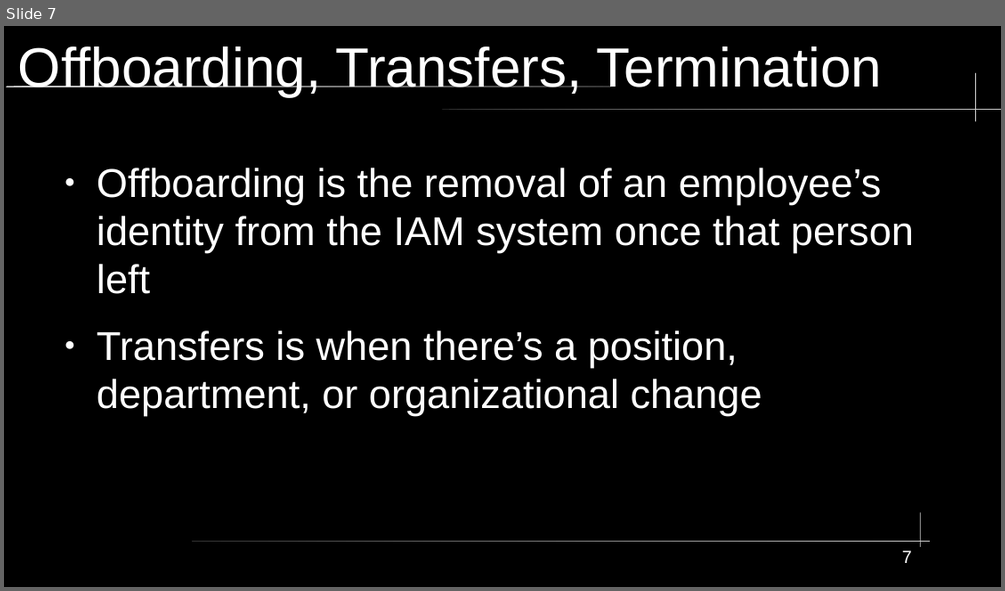
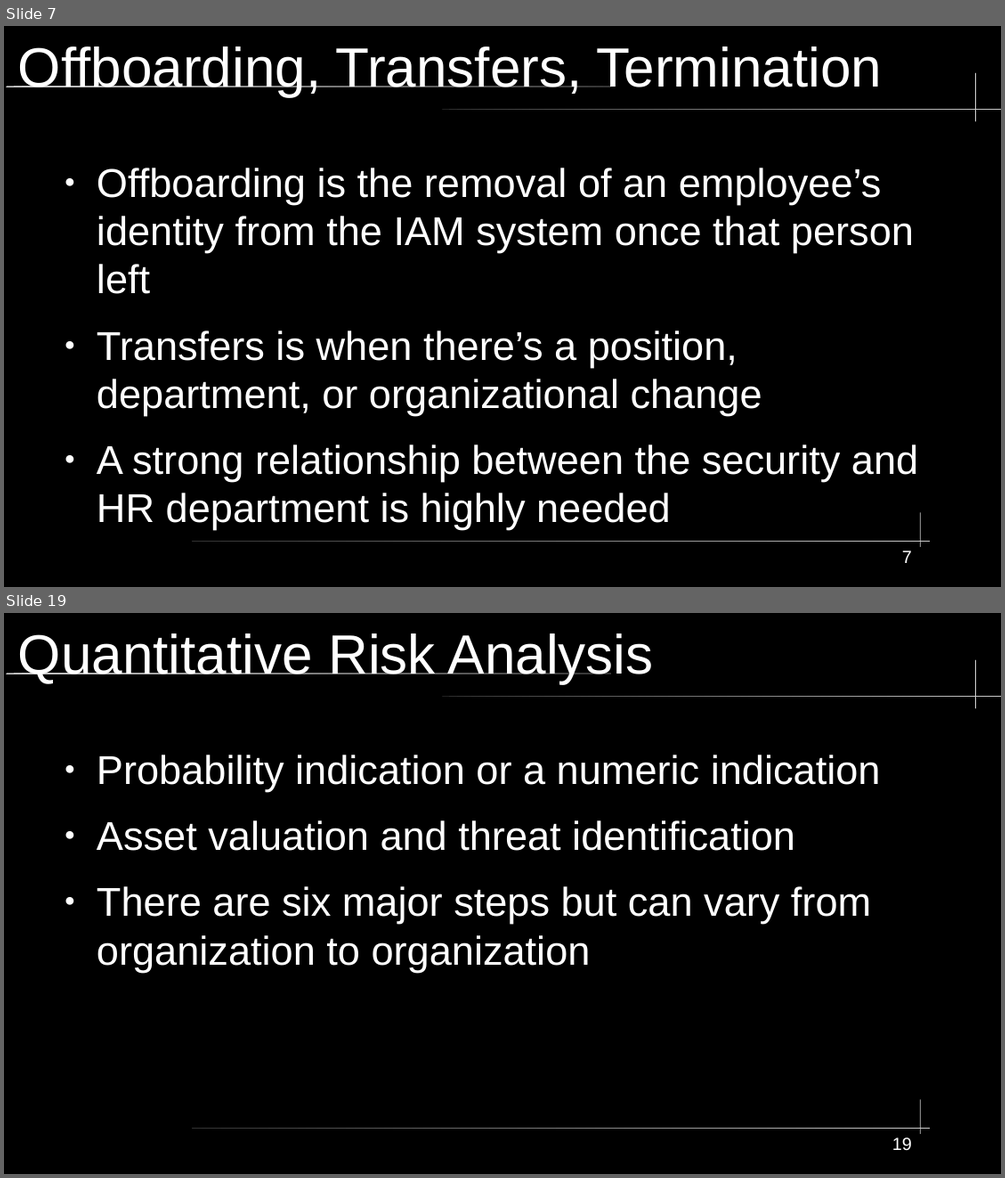
Before and after one commit to City-Colleges-of-Chicago-Cybersecurity/COMPSFI-214, a slide deck: 2026/Spring/powerpoints/Chapter-02-Personnel-Security-and-Risk-Management-Concepts.odp. Shown one above the other, each under a label of ours: slide 7 before the commit, slides 7 and 19 after it; the slides between them are not shown. The pictures are 1005x591 and 1005x1178 pixels, drawn with LibreOffice and Linux fonts; fonts in the diff are those of the drawing. Boxes give left, top, right and bottom in pixels: in the first picture for what was removed or moved away, otherwise in the second. Text is boxed around its words. In the diff, an @@ line names an element or a change of style, - is before the commit and + after.

```diff
--- a/2026/Spring/powerpoints/Chapter-02-Personnel-Security-and-Risk-Management-Concepts.odp
+++ b/2026/Spring/powerpoints/Chapter-02-Personnel-Security-and-Risk-Management-Concepts.odp
@@ slide 19 added at (4,613,1001,1174), background #000000; not listed: 5 template elements that a slide beside it also shows @@
@@ title added at (18,633,654,684), 44 pt, text #FFFFFF @@
+Quantitative Risk Analysis
@@ text added at (97,755,881,972), 32 pt, text #FFFFFF @@
+● Probability indication or a numeric indication
+● Asset valuation and threat identification
+● There are six major steps but can vary from organization to organization
@@ page number added at (892,1137,912,1150), 14 pt, text #FFFFFF @@
+19
@@ slide 7 changed as well @@
@@ text at (97,444,918,530): paragraph added @@
+● A strong relationship between the security and HR department is highly needed
```
Also in this commit, not shown: 46 other slides added.
